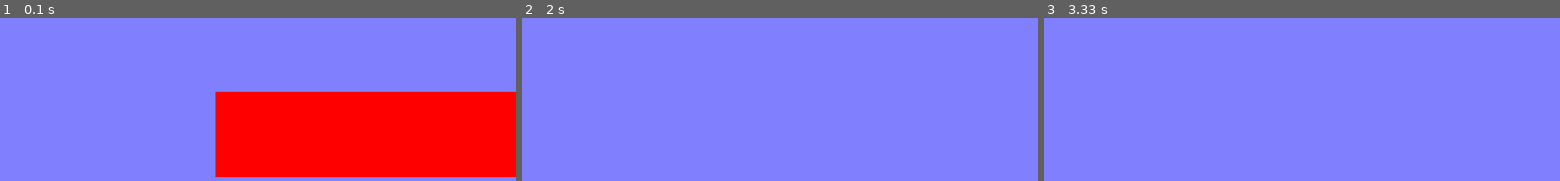
Above: before the commit, frames 1-3 (left to right).
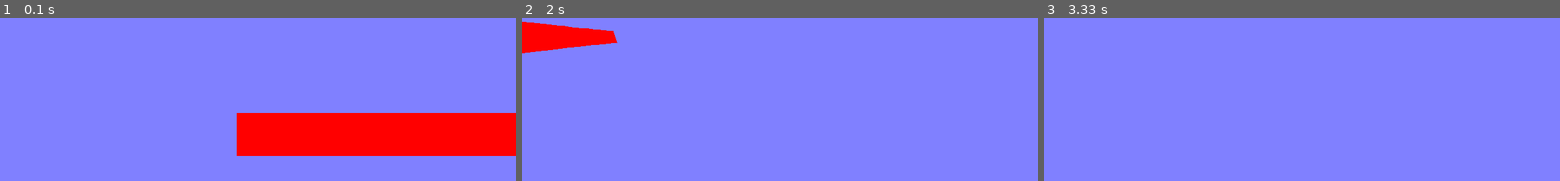
Above: after the commit, the same moments.

Repository: brccabral/Pygame_3DGraphics_Scratch
Game: pygame game, started from main.py
Same seed, same stepped clock (60 frames per second), same inputs: the game is played once before the commit and once after it.
Inputs (mouse positions are in pixels of both pictures, inside the frame that each line leads up to):
- Up to frame 1 (0.1 s): no input
- Up to frame 2 (2 s): hold D 0.33-0.8 s; move the mouse to (759, 151) at 0.37 s; hold W 0.83-1.3 s; move the mouse to (656, 136) at 0.87 s; hold D 1.33-1.8 s; move the mouse to (outside the picture) at 1.37 s; hold A from 1.83 s (still down); move the mouse to (outside the picture) at 1.87 s
- Up to frame 3 (3.33 s): release A at 2.37 s; hold S 2.4-2.87 s; move the mouse to (1307, 174) at 2.43 s; hold A from 2.9 s (still down); move the mouse to (outside the picture) at 2.93 s

The runs differ from the first frame. In frame 1, 16% of the frame differs, in the area x 41-100%, y 45-98%; in frame 2, 2.4%; in frame 3, nothing differs.

Commit message:
clip faces on camera Z

Diff:
--- a/main.py
+++ b/main.py
@@ -14,6 +14,7 @@
         self.pos = list(pos)
         self.rot = list(rot)
         self.mouse_sensitivity = 200
+        self.minZ = 1
 
     @property
     def rotX(self) -> Tuple[float, float]:
@@ -121,9 +122,16 @@
         pygame.display.set_caption("3D Graphics")
         self.width = 800
         self.height = 600
-        self.fov = min(self.width, self.height)
         self.center_width = self.width // 2
         self.center_height = self.height // 2
+
+        self.fov = 90 / 180 * math.pi
+        self.half_fov = self.fov / 2
+        self.projY = self.center_height / math.tan(self.half_fov)
+        self.projX = (
+            self.center_width / math.tan(self.half_fov) / (self.width / self.height)
+        )
+
         self.screen = pygame.display.set_mode((self.width, self.height))
         self.clock = pygame.time.Clock()
         self.last_time = time.time()
@@ -132,8 +140,6 @@
 
         self.camera = Camera((0, 0, -5))
 
-        # pygame.event.get()
-        # pygame.mouse.get_rel()
         pygame.mouse.set_visible(False)
         pygame.event.set_grab(True)
 
@@ -164,56 +170,46 @@
 
             for obj in self.cubes:
 
-                # update verts coordinates from camera position
-                vert_list = []
-                screen_coords = []
-                for vert in obj.verts:
-
-                    x, y, z = self.get3D(vert)
-
-                    vert_list.append((x, y, z))
-
-                    f = self.fov / z
-                    x, y = x * f, y * f
-                    screen_coords.append(
-                        (self.center_width + int(x), self.center_height + int(y))
-                    )
-
                 if self.show_edges:
                     self.draw_edges(obj)
 
+                # update obj verts coordinates from camera position
+                vert_list = [self.get3D(v) for v in obj.verts]
+
                 for face_index, face in enumerate(obj.faces):
-                    x, y = screen_coords[face_index]
-                    on_screen = False
-                    for face_vertice in face:
-                        z = vert_list[face_vertice][2]
-
-                        # check if face is on screen
-                        if (
-                            z > 0
-                            and x > 0
-                            and x < self.width
-                            and y > 0
-                            and y < self.height
-                        ):
-                            on_screen = True
-                            break
-
-                    if on_screen:
-                        coords = [screen_coords[on_index] for on_index in face]
-                        face_list.append(coords)
+                    # get verts for one face
+                    verts = [vert_list[vert_index] for vert_index in face]
+
+                    # clip verts
+                    # creates a new edge for this face
+                    i = 0
+                    while i < len(verts):
+                        if verts[i][2] < self.camera.minZ:  # behind camera
+                            sides = []
+                            prev_vert = verts[i - 1]
+                            next_vert = verts[(i + 1) % len(verts)]
+                            if prev_vert[2] > self.camera.minZ:
+                                sides.append(
+                                    self.getZ(verts[i], prev_vert, self.camera.minZ)
+                                )
+                            if next_vert[2] > self.camera.minZ:
+                                sides.append(
+                                    self.getZ(verts[i], next_vert, self.camera.minZ)
+                                )
+                            verts = verts[:i] + sides + verts[i + 1 :]
+                            i += len(sides) - 1
+                        i += 1
+
+                    if len(verts) > 2:
+                        # add face (gen 2d poly / get color / average face depth)
+                        face_list.append([self.get2D(v) for v in verts])
                         face_color.append(obj.colors[face_index])
-
-                        depth.append(
+                        depth += [
                             sum(
-                                sum(
-                                    vert_list[face_screen_index][p_index]
-                                    for face_screen_index in face
-                                )
-                                ** 2
-                                for p_index in range(3)
+                                sum(v[i] / len(verts) for v in verts) ** 2
+                                for i in range(3)
                             )
-                        )
+                        ]
 
             # draw all faces from all objects
             order = sorted(range(len(face_list)), key=lambda i: depth[i], reverse=True)
@@ -290,6 +286,39 @@
 
         return x, y, z
 
+    def get2D(self, vert: Tuple[float, float, float]) -> Tuple[float, float]:
+        """Convers 3D to 2D projection
+
+        Args:
+            vert (Tuple[float, float, float]): vertice with x,y,z coords
+
+        Returns:
+            Tuple[float, float]: x,y screen coords
+        """
+        return self.center_width + int(
+            vert[0] / vert[2] * self.projX
+        ), self.center_height + int(vert[1] / vert[2] * self.projY)
+
+    def getZ(
+        self, A: Tuple[float, float, float], B: Tuple[float, float, float], newZ: float
+    ) -> Tuple[float, float, float]:
+        """Creates a new vertice at newZ based on verts A and B
+
+        Args:
+            A (Tuple[float, float, float]): vertice A
+            B (Tuple[float, float, float]): vertice B
+            newZ (float): clip posistion Z
+
+        Returns:
+            Tuple[float, float, float]: new vertice
+        """
+
+        if B[2] == A[2] or newZ < A[2] or newZ > B[2]:
+            return None
+        dx, dy, dz = B[0] - A[0], B[1] - A[1], B[2] - A[2]
+        i = (newZ - A[2]) / dz
+        return A[0] + dx * i, A[1] + dy * i, newZ
+
 
 if __name__ == "__main__":
     os.environ["SDL_VIDEO_CENTERED"] = "1"
